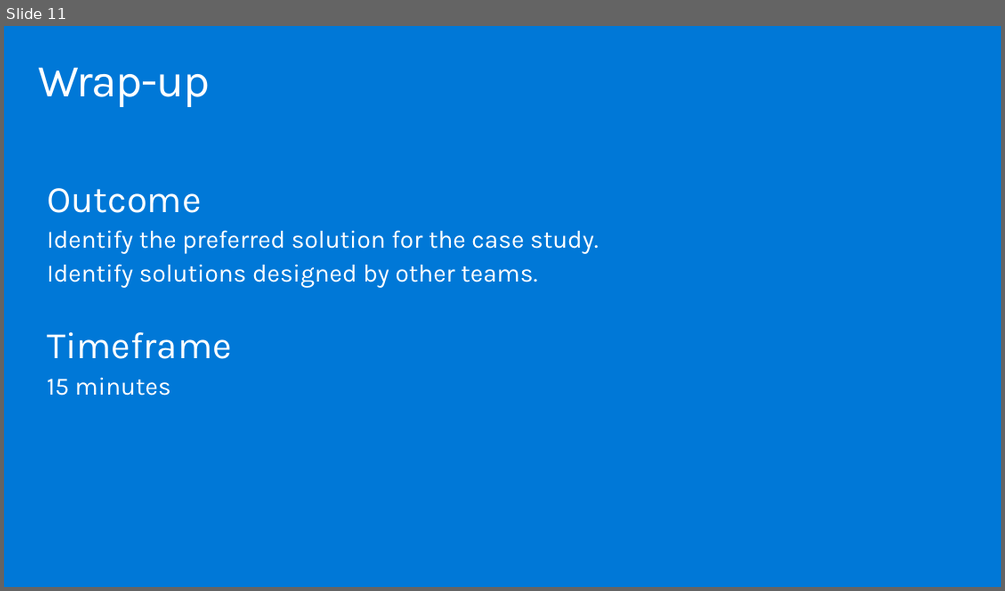
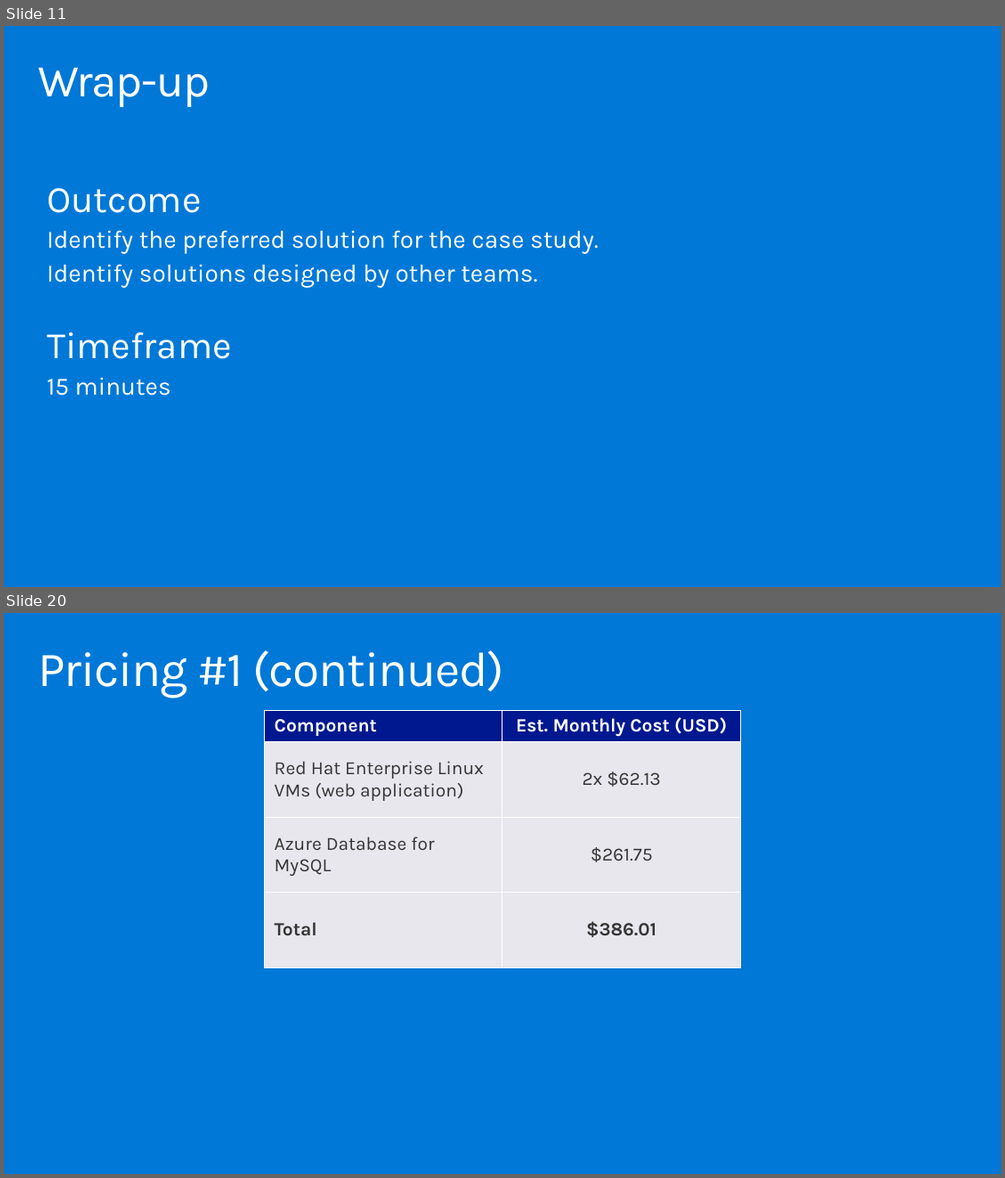
Before and after one commit to solliancenet/MCW-Migrate-Linux-OSS-DB-to-Azure, a slide deck: Whiteboard design session/WDS trainer presentation - Migrate and modernize case for Linux and OSS DB to Azure.pptx. Shown one above the other, each under a label of ours: slide 11 before the commit, slides 11 and 20 after it; the slides between them are not shown. The pictures are 1005x591 and 1005x1178 pixels, drawn with LibreOffice and Linux fonts; fonts in the diff are those of the drawing. Boxes give left, top, right and bottom in pixels: in the first picture for what was removed or moved away, otherwise in the second. Text is boxed around its words. In the diff, an @@ line names an element or a change of style, - is before the commit and + after.

```diff
--- a/Whiteboard design session/WDS trainer presentation - Migrate and modernize case for Linux and OSS DB to Azure.pptx
+++ b/Whiteboard design session/WDS trainer presentation - Migrate and modernize case for Linux and OSS DB to Azure.pptx
@@ slide 20 added at [4, 613, 1001, 1174], background #0078D7 @@
@@ title added at [38, 650, 504, 698], 47 pt, text #FFFFFF @@
+Pricing #1 (continued)
@@ table added at [264, 710, 741, 968], 4 rows, 2 columns @@
+Component | Est. Monthly Cost (USD)
+Red Hat Enterprise Linux VMs (web application) | 2x $62.13
+Azure Database for MySQL | $261.75
+Total | $386.01
```
Also in this commit, not shown: 1 slide changed, 23 other slides added, 17 slides removed, 3 other files.
